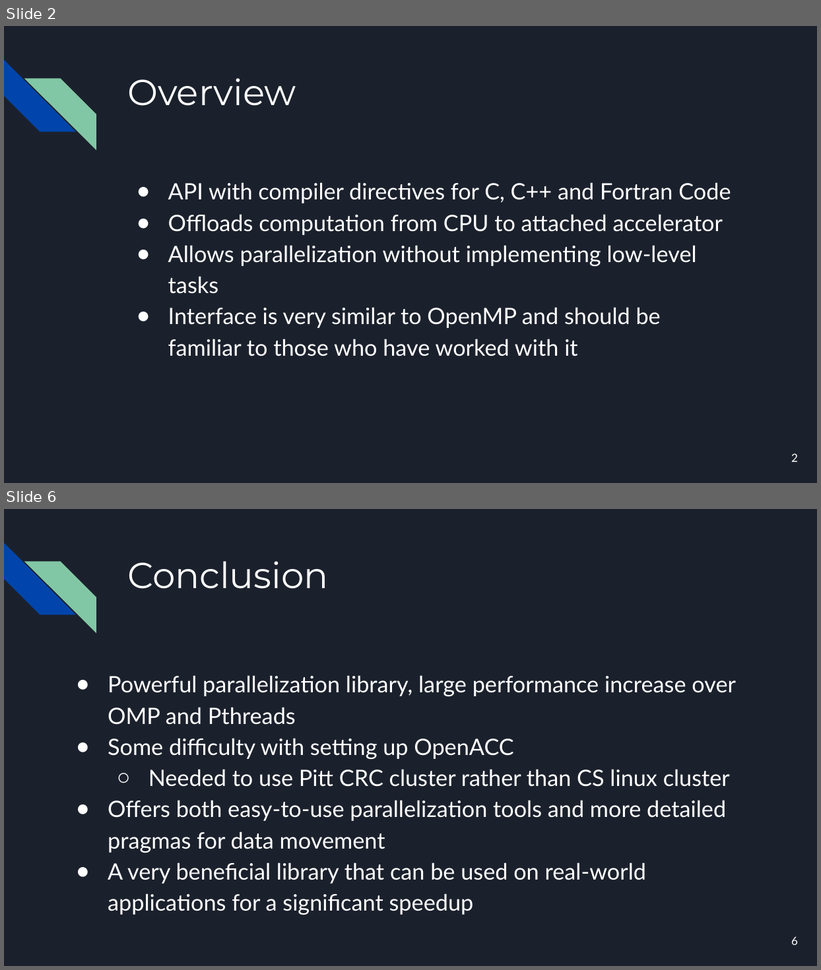
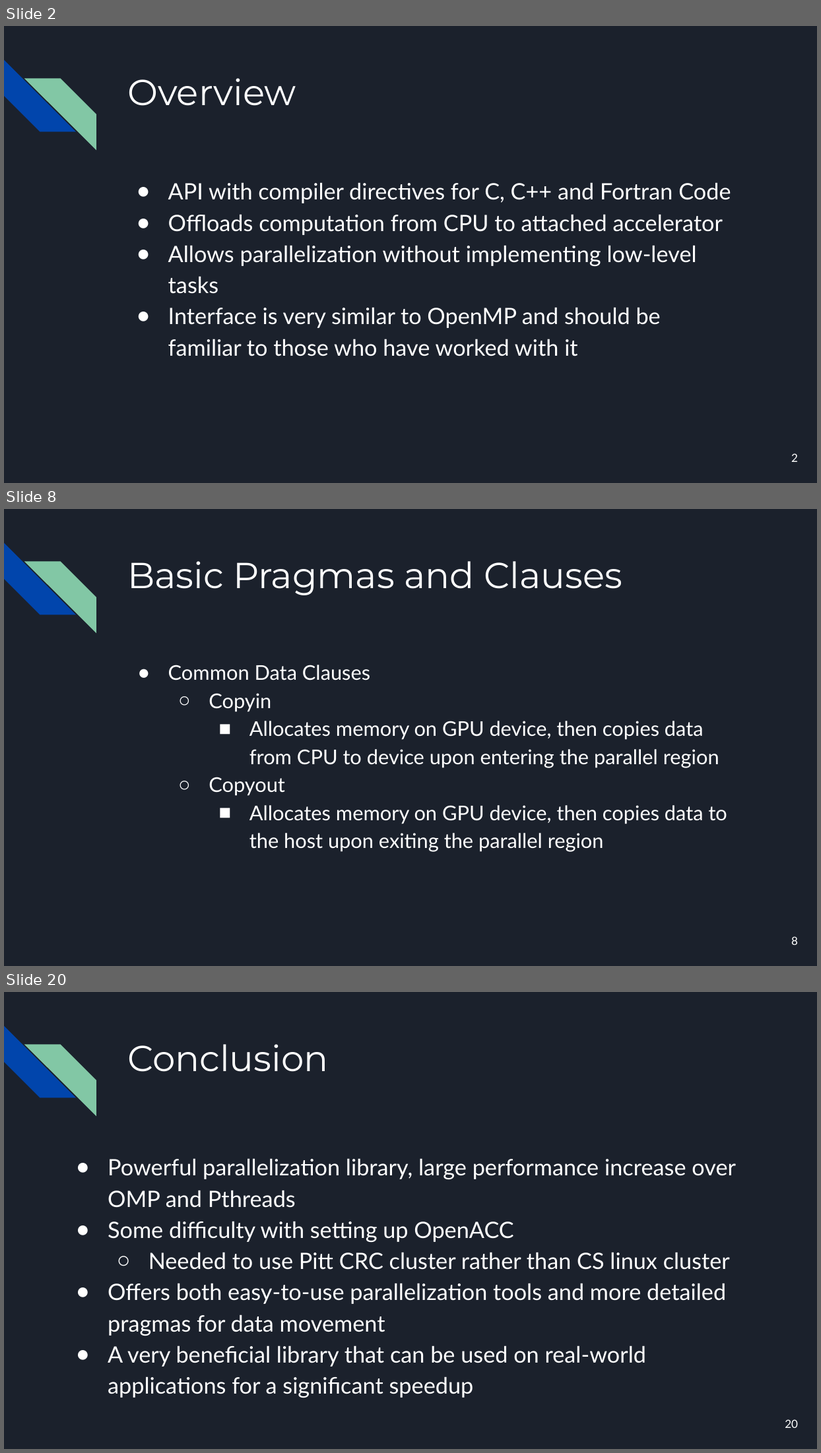
Before and after one commit to Jack-Ansley/1645Project, a slide deck: project.pptx. Shown one above the other, each under a label of ours: slides 2 and 6 before the commit, slides 2, 8 and 20 after it; the slides between them are not shown. The pictures are 821x970 and 821x1453 pixels, drawn with LibreOffice and Linux fonts; fonts in the diff are those of the drawing. Boxes give left, top, right and bottom in pixels: in the first picture for what was removed or moved away, otherwise in the second. Text is boxed around its words. In the diff, an @@ line names an element or a change of style, - is before the commit and + after.

```diff
--- a/project.pptx
+++ b/project.pptx
@@ slide 8 added at (x1=4, y1=509, x2=817, y2=966), background #1B212C; not listed: 2 template elements that a slide beside it also shows @@
@@ title added at (x1=127, y1=561, x2=622, y2=595), 32 pt, text #FFFFFF @@
+Basic Pragmas and Clauses
@@ text added at (x1=168, y1=665, x2=727, y2=852), 18 pt, text #FFFFFF @@
+● Common Data Clauses
+  ○ Copyin
+    ■ Allocates memory on GPU device, then copies data from CPU to device upon entering the parallel region
+  ○ Copyout
+    ■ Allocates memory on GPU device, then copies data to the host upon exiting the parallel region
@@ page number added at (x1=791, y1=937, x2=798, y2=945), 10 pt, text #FFFFFF @@
+8
@@ what was slide 6 is now slide 20 @@
@@ page number at (x1=785, y1=1420, x2=798, y2=1428): text changed @@
-6
+20
```
Also in this commit, not shown: 3 slides changed, 13 other slides added.
